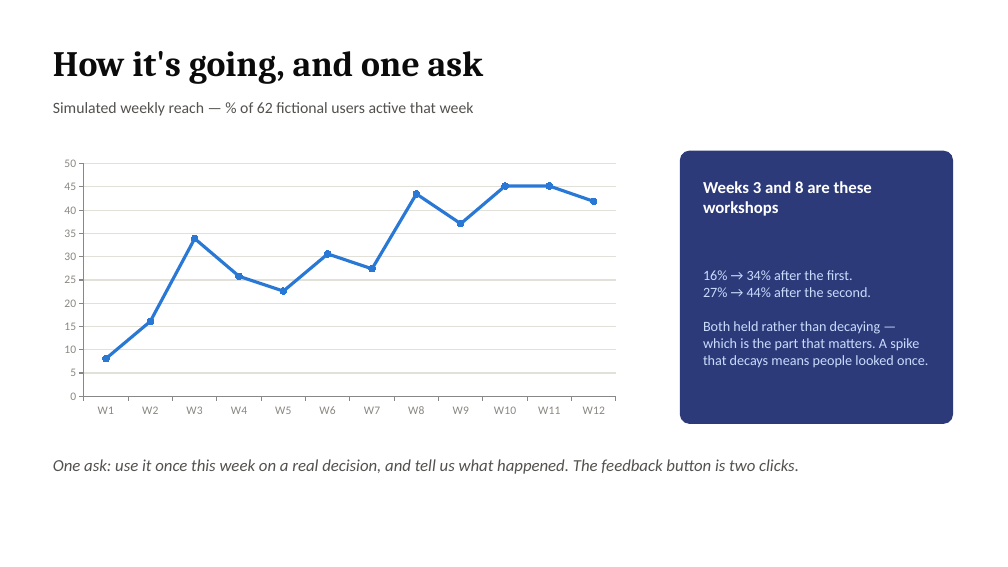
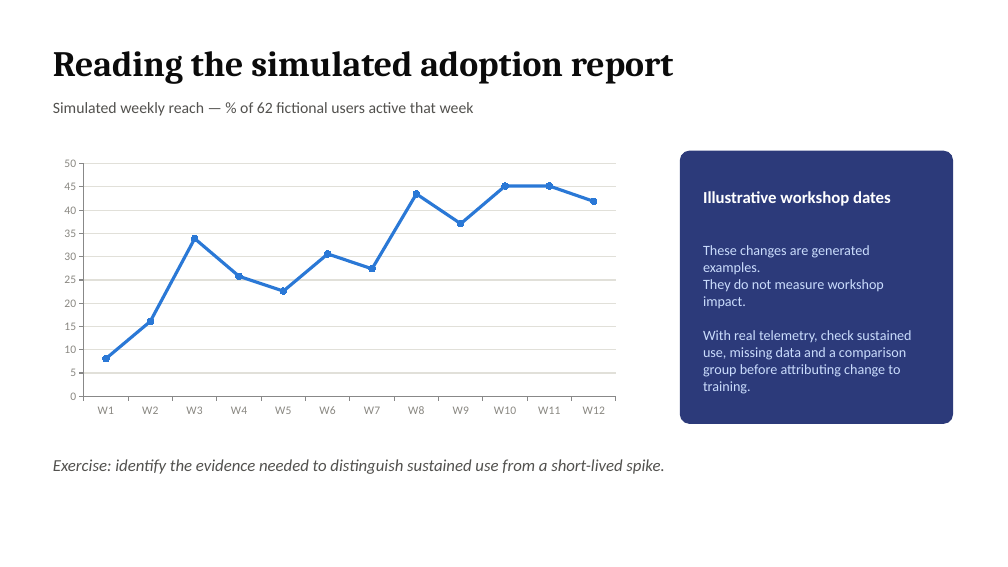
Before and after one commit to Kenchch/retail-ai-pipeline, a slide deck: slide 6 of workshop/ai_literacy_workshop.pptx. Drawn at 1008x567 pixels with LibreOffice and Linux fonts; fonts in the diff are those of the drawing. Boxes give left, top, right and bottom in pixels: in the first picture for what was removed or moved away, otherwise in the second. Text is boxed around its words. In the diff, an @@ line names an element or a change of style, - is before the commit and + after.

Commit message:
Validate retail metrics, documentation and temporal recommendations
Apply verified portfolio corrections and reproducible evidence.

```diff
--- a/workshop/ai_literacy_workshop.pptx
+++ b/workshop/ai_literacy_workshop.pptx
@@ text at box(53, 51, 673, 84): text changed @@
-How it's going, and one ask
+Reading the simulated adoption report
@@ text at box(703, 191, 891, 206): text changed @@
-Weeks 3 and 8 are these workshops
+Illustrative workshop dates
@@ text at box(703, 245, 912, 394): text changed @@
-16% → 34% after the first.
-27% → 44% after the second.
-Both held rather than decaying — which is the part that matters. A spike that decays means people looked once.
+These changes are generated examples.
+They do not measure workshop impact.
+With real telemetry, check sustained use, missing data and a comparison group before attributing change to training.
@@ text at box(53, 459, 664, 474): text changed @@
-One ask: use it once this week on a real decision, and tell us what happened. The feedback button is two clicks.
+Exercise: identify the evidence needed to distinguish sustained use from a short-lived spike.
```
Also in this commit, not shown: 2 other slides changed, 25 other files.
